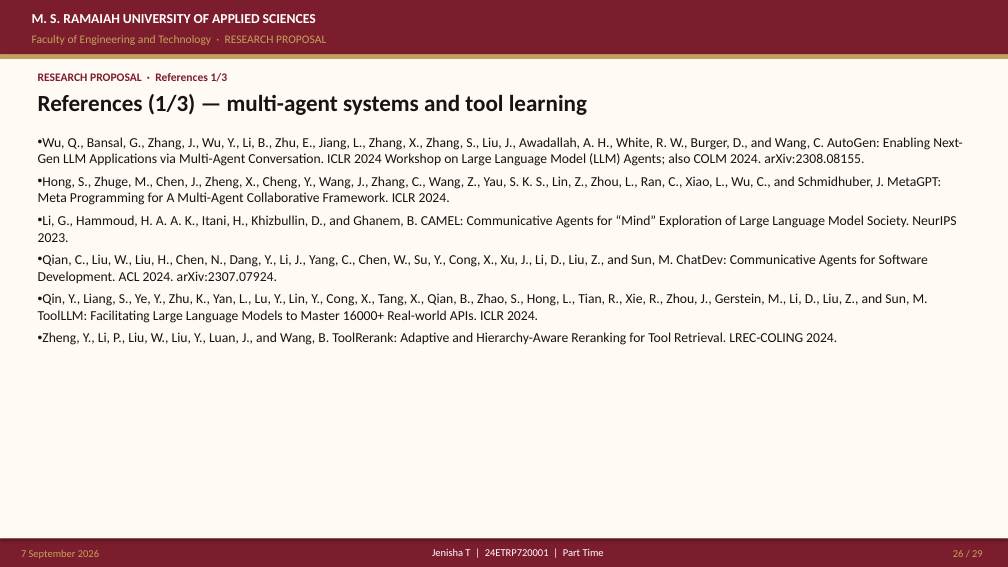
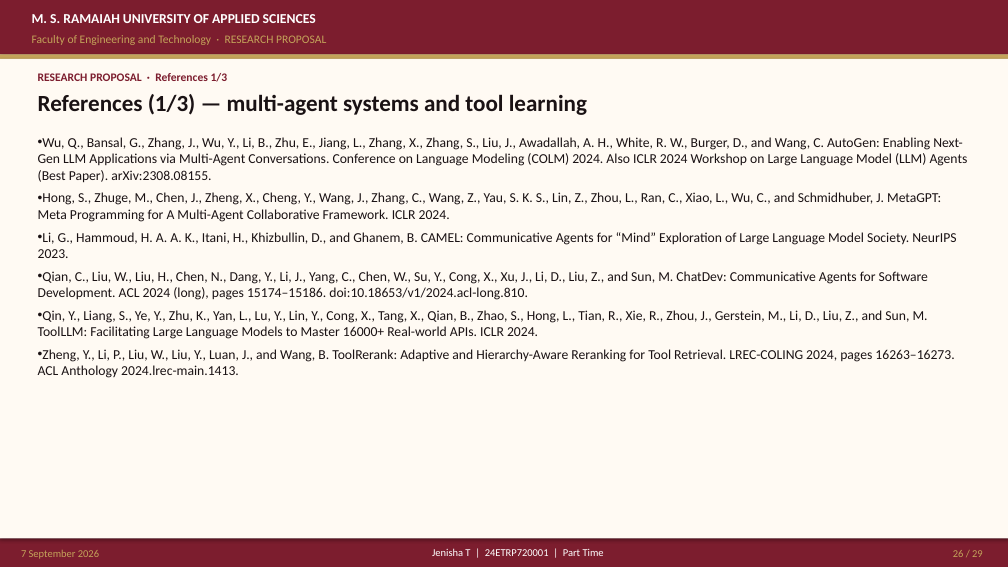
Before and after one commit to joyjeni/phd-agentic-ai-master, a slide deck: slide 26 of ACRS_PhD_Proposal_JenishaT_24ETRP720001.pptx. Drawn at 1008x567 pixels with LibreOffice and Linux fonts; fonts in the diff are those of the drawing. Boxes give left, top, right and bottom in pixels: in the first picture for what was removed or moved away, otherwise in the second. Text is boxed around its words. In the diff, an @@ line names an element or a change of style, - is before the commit and + after.

```diff
--- a/ACRS_PhD_Proposal_JenishaT_24ETRP720001.pptx
+++ b/ACRS_PhD_Proposal_JenishaT_24ETRP720001.pptx
@@ text at (38, 137, 968, 183): text changed @@
-• Wu, Q., Bansal, G., Zhang, J., Wu, Y., Li, B., Zhu, E., Jiang, L., Zhang, X., Zhang, S., Liu, J., Awadallah, A. H., White, R. W., Burger, D., and Wang, C. AutoGen: Enabling Next-Gen LLM Applications via Multi-Agent Conversation. ICLR 2024 Workshop on Large Language Model (LLM) Agents; also COLM 2024. arXiv:2308.08155.
+• Wu, Q., Bansal, G., Zhang, J., Wu, Y., Li, B., Zhu, E., Jiang, L., Zhang, X., Zhang, S., Liu, J., Awadallah, A. H., White, R. W., Burger, D., and Wang, C. AutoGen: Enabling Next-Gen LLM Applications via Multi-Agent Conversations. Conference on Language Modeling (COLM) 2024. Also ICLR 2024 Workshop on Large Language Model (LLM) Agents (Best Paper). arXiv:2308.08155.
@@ text at (38, 271, 928, 300): text changed @@
-• Qian, C., Liu, W., Liu, H., Chen, N., Dang, Y., Li, J., Yang, C., Chen, W., Su, Y., Cong, X., Xu, J., Li, D., Liu, Z., and Sun, M. ChatDev: Communicative Agents for Software Development. ACL 2024. arXiv:2307.07924.
+• Qian, C., Liu, W., Liu, H., Chen, N., Dang, Y., Li, J., Yang, C., Chen, W., Su, Y., Cong, X., Xu, J., Li, D., Liu, Z., and Sun, M. ChatDev: Communicative Agents for Software Development. ACL 2024 (long), pages 15174–15186. doi:10.18653/v1/2024.acl-long.810.
@@ text at (38, 349, 954, 378): text changed @@
-• Zheng, Y., Li, P., Liu, W., Liu, Y., Luan, J., and Wang, B. ToolRerank: Adaptive and Hierarchy-Aware Reranking for Tool Retrieval. LREC-COLING 2024.
+• Zheng, Y., Li, P., Liu, W., Liu, Y., Luan, J., and Wang, B. ToolRerank: Adaptive and Hierarchy-Aware Reranking for Tool Retrieval. LREC-COLING 2024, pages 16263–16273. ACL Anthology 2024.lrec-main.1413.
```
Also in this commit, not shown: 7 other slides changed, 36 other files.
